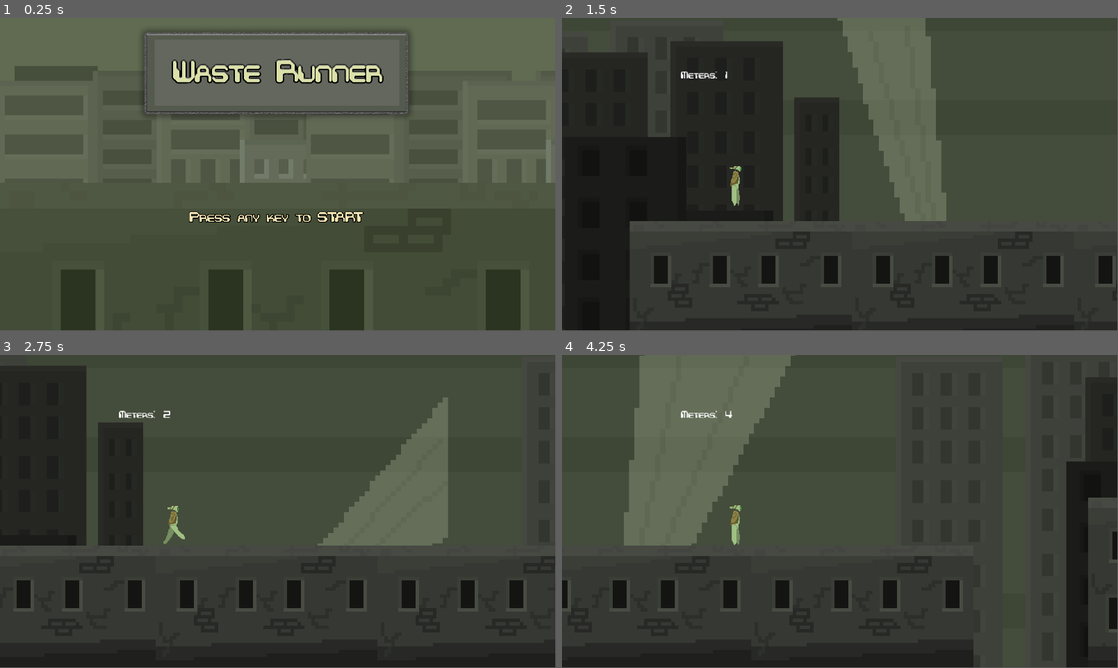
Above: before the commit, frames 1-4 (two rows, left to right).
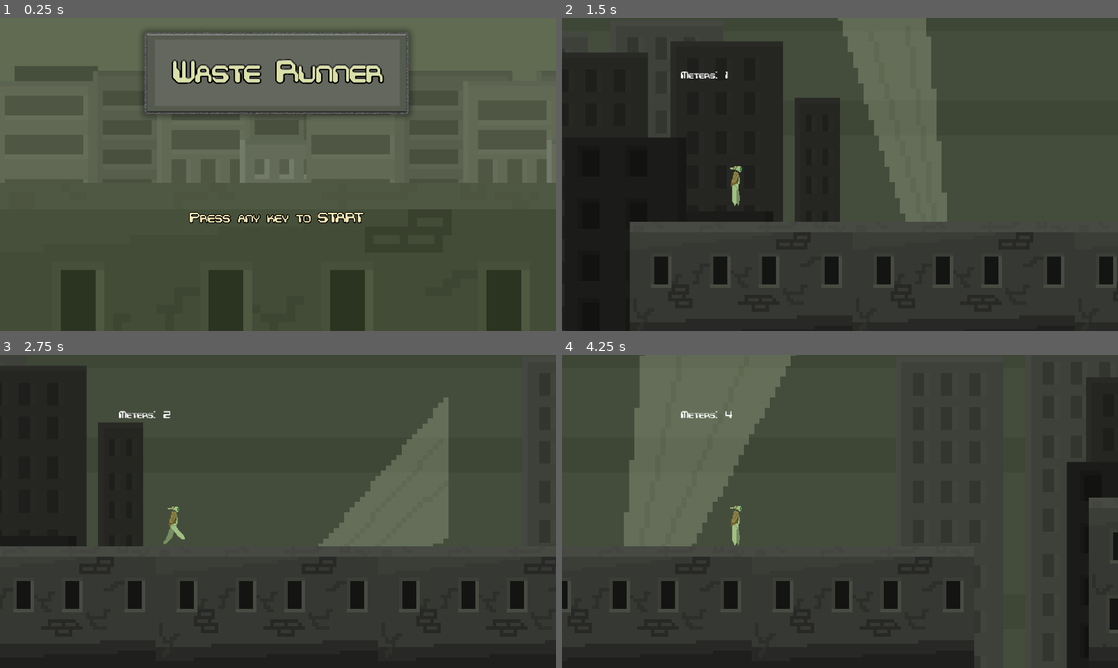
Above: after the commit, the same moments.

Repository: Dyspor/cplatformer
Game: Godot game, scene res://Data/Menus/MainMenu/MainMenu.tscn
The game is run twice, just before and just after one commit, with the same random seed, the same clock (stepped at 60 frames per second) and the same inputs.
Inputs:
- Up to frame 1 (0.25 s): no input
- Up to frame 2 (1.5 s): tap Enter at 0.5 s; tap Space (Jump) at 0.6, 0.77, 1.07, 1.35 s
- Up to frame 3 (2.75 s): tap Space (Jump) at 1.52, 1.82, 2.1 s
- Up to frame 4 (4.25 s): tap Space (Jump) at 2.85, 3.02, 3.32, 3.6, 3.77, 4.07 s
In our replay, the window is 799x449 before the commit and 800x450 after it. These sizes can differ from the game's own. Grey fills any space a smaller window leaves; there, only what the larger window draws over its background counts as a difference.

The runs differ from the first frame. In frame 1, 1.3% of the frame differs, in the area x 11-100%, y 0-100%; in frame 2, 0.7%; in frame 3, 0.6%; in frame 4, 0.5%.

Commit message:
Mobile Controlls

Diff:
--- a/Global.gd
+++ b/Global.gd
@@ -1,3 +1,6 @@
 extends Node
 
 var points: float = 0.0
+
+func _ready():
+	get_viewport().size = DisplayServer.screen_get_size()
--- a/game.tscn
+++ b/game.tscn
@@ -281,4 +281,15 @@
 [node name="CollisionShape2D" type="CollisionShape2D" parent="DeathZone"]
 shape = SubResource("WorldBoundaryShape2D_clva3")
 
+[node name="TouchScreenButton" type="TouchScreenButton" parent="."]
+position = Vector2(-120, -399)
+scale = Vector2(17.08, 9.88)
+action = "Jump"
+visibility_mode = 1
+
+[node name="Panel" type="Panel" parent="TouchScreenButton"]
+modulate = Color(1, 1, 1, 0)
+offset_right = 40.0
+offset_bottom = 40.0
+
 [connection signal="body_entered" from="DeathZone" to="Player" method="_on_death_zone_body_entered"]
--- a/playerController.gd
+++ b/playerController.gd
@@ -32,6 +32,7 @@
 		if is_grounded():
 			velocity.y = -jump_force
 			jump_timer = 0
+	#if Input.is_action_just_pressed("")
 
 	if Input.is_action_just_released("Jump") || jump_release_buffer:
 		if velocity.y < 0:
--- a/project.godot
+++ b/project.godot
@@ -27,6 +27,7 @@
 window/size/viewport_width=1920
 window/size/viewport_height=1080
 window/size/mode=2
+window/stretch/mode="viewport"
 
 [file_customization]
 
@@ -39,14 +40,18 @@
 Jump={
 "deadzone": 0.5,
 "events": [Object(InputEventKey,"resource_local_to_scene":false,"resource_name":"","device":-1,"window_id":0,"alt_press …(191 unchanged characters)…
+, Object(InputEventMouseButton,"resource_local_to_scene":false,"resource_name":"","device":-1,"window_id":0,"alt_pressed":false,"shift_pressed":false,"ctrl_pressed":false,"meta_pressed":false,"button_mask":1,"position":Vector2(146, 15),"global_position":Vector2(155, 61),"factor":1.0,"button_index":1,"canceled":false,"pressed":true,"double_click":true,"script":null)
 ]
 }
 any_key={
 "deadzone": 0.5,
-"events": []
+"events": [Object(InputEventKey,"resource_local_to_scene":false,"resource_name":"","device":-1,"window_id":0,"alt_pressed":false,"shift_pressed":false,"ctrl_pressed":false,"meta_pressed":false,"pressed":false,"keycode":0,"physical_keycode":32,"key_label":0,"unicode":32,"location":0,"echo":false,"script":null)
+, Object(InputEventMouseButton,"resource_local_to_scene":false,"resource_name":"","device":-1,"window_id":0,"alt_pressed":false,"shift_pressed":false,"ctrl_pressed":false,"meta_pressed":false,"button_mask":1,"position":Vector2(264, 14),"global_position":Vector2(273, 60),"factor":1.0,"button_index":1,"canceled":false,"pressed":true,"double_click":false,"script":null)
+]
 }
 
 [rendering]
 
 textures/canvas_textures/default_texture_filter=0
 renderer/rendering_method="mobile"
+textures/vram_compression/import_etc2_astc=true
